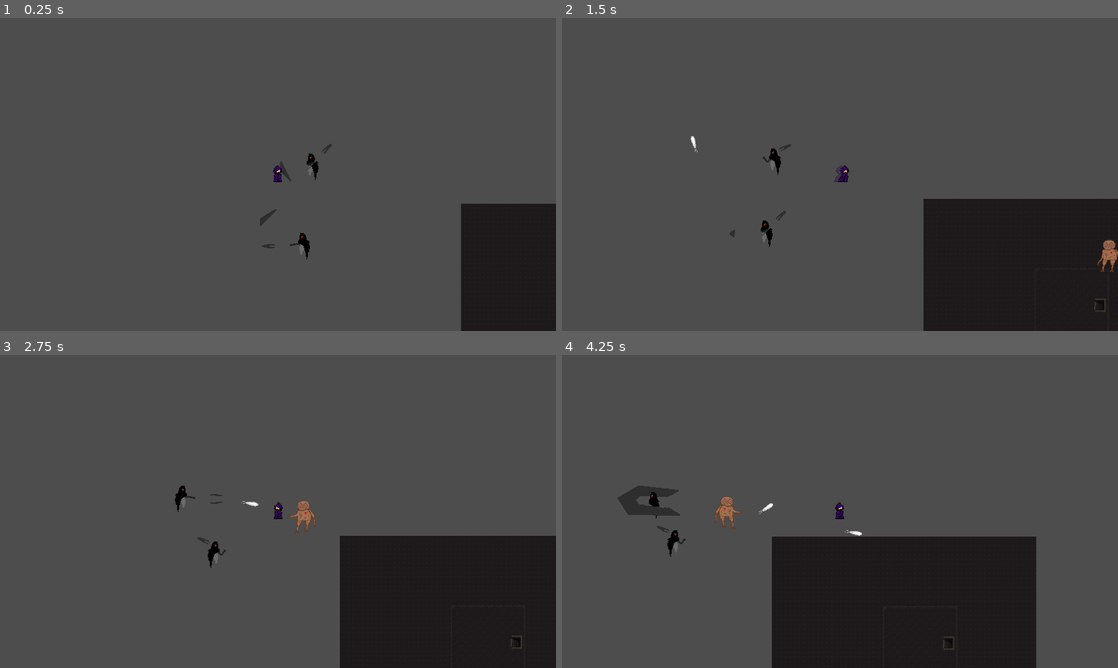
Above: before the commit, frames 1-4 (two rows, left to right).
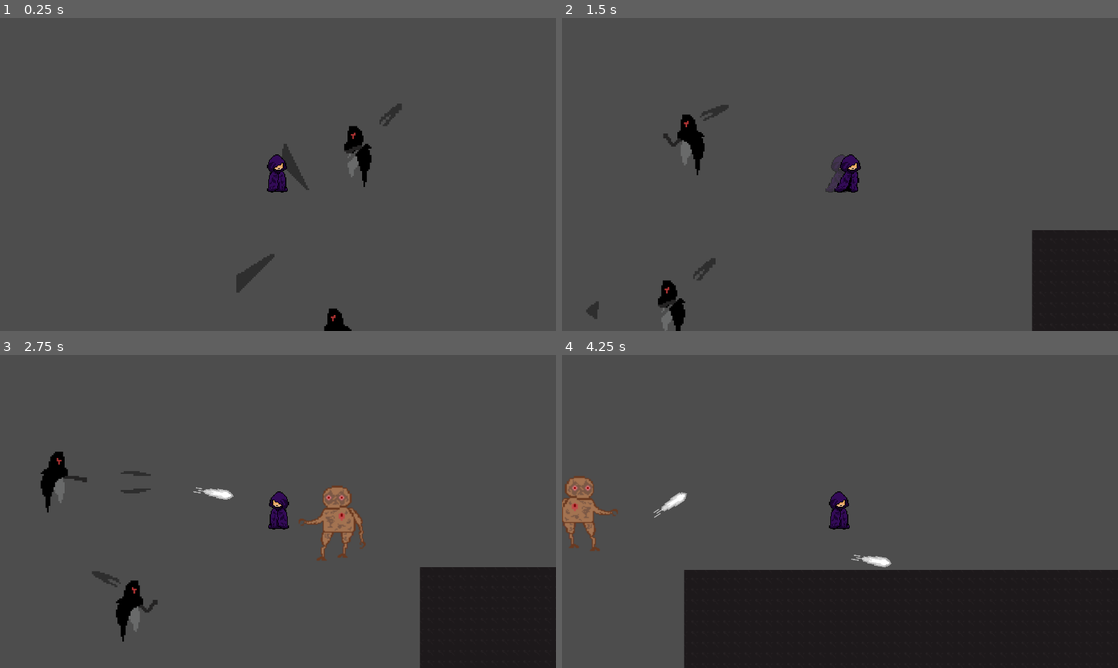
Above: after the commit, the same moments.

Repository: Eathand/GDA-Game
Game: Godot game, scene res://realtest.tscn
Two runs of this game, one before a commit and one after it. Both use one fixed random seed, a clock stepped at 60 frames per second and the inputs below. The engine's default icon, where the game draws it, is replaced by a stand-in: a white triangle on a blue panel in a dark square.
Inputs (mouse positions are in pixels of both pictures, inside the frame that each line leads up to):
- Up to frame 1 (0.25 s): no input
- Up to frame 2 (1.5 s): tap Enter (ui_accept) at 0.5, 0.77 s; move the mouse to (962, 158) at 0.52 s; hold D (right) from 0.53 s (still down); click (962, 158) at 0.6 s; move the mouse to (728, 190) at 1.27 s; tap Shift (dash) at 1.35 s
- Up to frame 3 (2.75 s): tap Enter (ui_accept) at 1.52 s; move the mouse to (333, 442) at 2.02 s; release D (right) at 2.03 s; hold A (left) from 2.03 s (still down); tap P (test_damage) at 2.1 s
- Up to frame 4 (4.25 s): move the mouse to (812, 574) at 2.77 s; release A (left) at 2.78 s; hold D (right) from 2.78 s (still down); click (812, 574) at 2.85 s; tap Enter (ui_accept) at 3.02, 3.77 s; move the mouse to (1006, 558) at 3.52 s; tap Shift (dash) at 3.6 s

The runs differ from the first frame. In frame 1, 8.9% of the frame differs, in the area x 42-100%, y 27-100%; in frame 2, 12%; in frame 3, 12%; in frame 4, 17%, in the area x 0-100%, y 38-100%.

Commit message:
Zoom level

Diff:
--- a/gda-game-capstone/scenes/player.tscn
+++ b/gda-game-capstone/scenes/player.tscn
@@ -263,6 +263,7 @@
 shape = SubResource("CircleShape2D_c313q")
 
 [node name="Camera2D" type="Camera2D" parent="."]
+zoom = Vector2(2.3, 2.3)
 
 [node name="Cooldown" type="Timer" parent="."]
 one_shot = true
Not shown: 1 places in gda-game-capstone/realtest.tscn that only renumber resources
Not shown: 1 places in gda-game-capstone/scenes/Main.tscn that only renumber resources
Not shown: 1 places in gda-game-capstone/start_screen.tscn that only renumber resources
